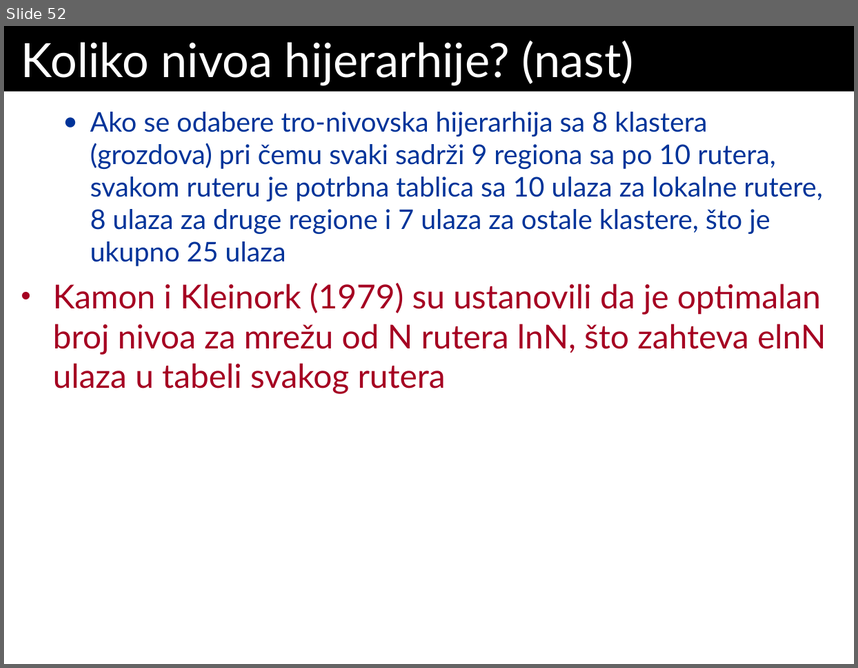
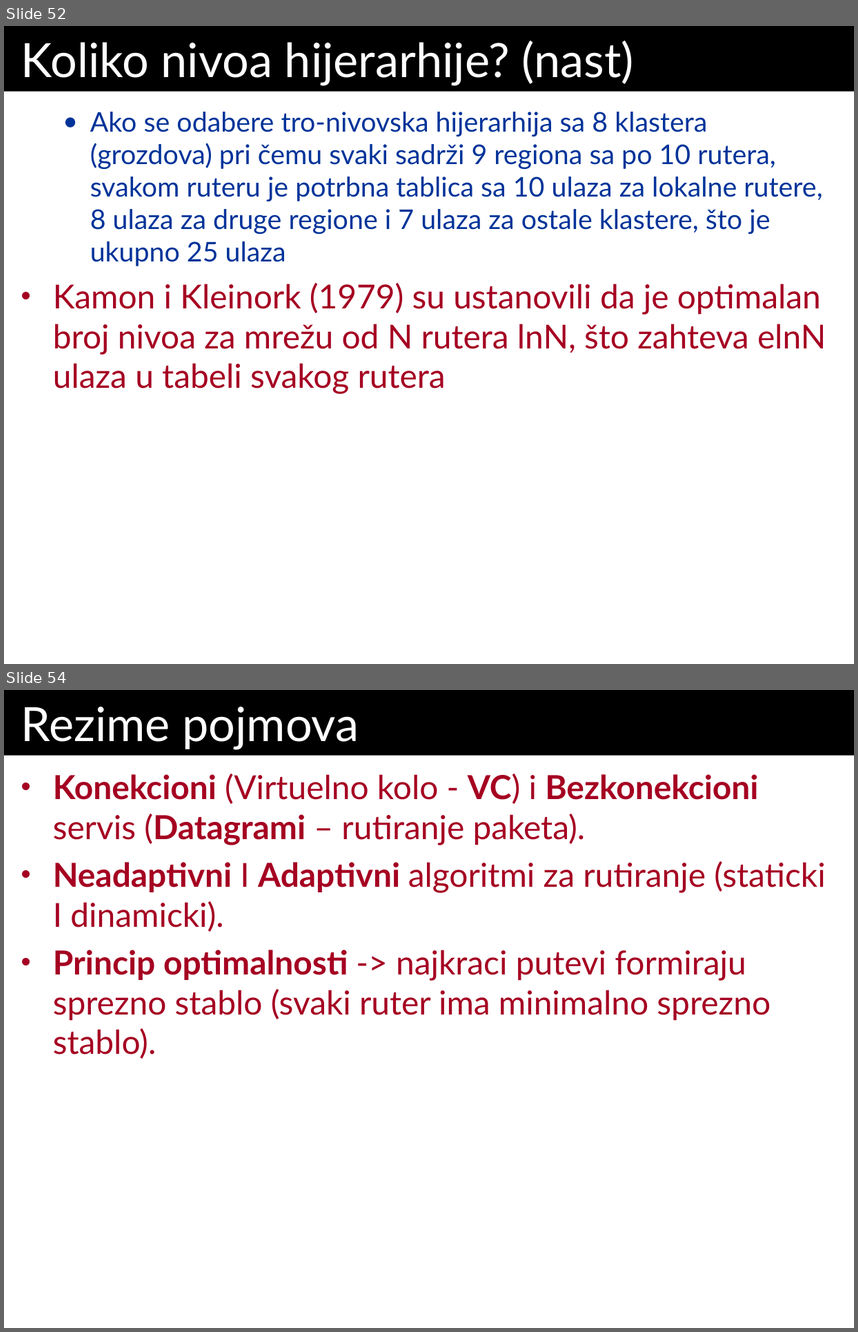
Before and after one commit to Dw1GHTY/TransferRepo, a slide deck: RM/Predavanja/P4_RM-Mrezni Nivo.ppt. Shown one above the other, each under a label of ours: slide 52 before the commit, slides 52 and 54 after it; the slides between them are not shown. The pictures are 858x668 and 858x1332 pixels, drawn with LibreOffice and Linux fonts; fonts in the diff are those of the drawing. Boxes give left, top, right and bottom in pixels: in the first picture for what was removed or moved away, otherwise in the second. Text is boxed around its words. In the diff, an @@ line names an element or a change of style, - is before the commit and + after.

```diff
--- a/RM/Predavanja/P4_RM-Mrezni Nivo.ppt
+++ b/RM/Predavanja/P4_RM-Mrezni Nivo.ppt
@@ slide 54 added at (4, 690, 854, 1328), background #FFFFFF @@
@@ title added at (4, 690, 854, 756), fill #000000, 40 pt, text #FFFFFF @@
+Rezime pojmova
@@ text added at (53, 773, 825, 1058), 28 pt, text #A50021 @@
+• Konekcioni (Virtuelno kolo - VC) i Bezkonekcioni servis (Datagrami – rutiranje paketa).
+• Neadaptivni I Adaptivni algoritmi za rutiranje (staticki I dinamicki).
+• Princip optimalnosti -> najkraci putevi formiraju sprezno stablo (svaki ruter ima minimalno sprezno stablo).
```
Also in this commit, not shown: 4 other slides added, 3 other files.
